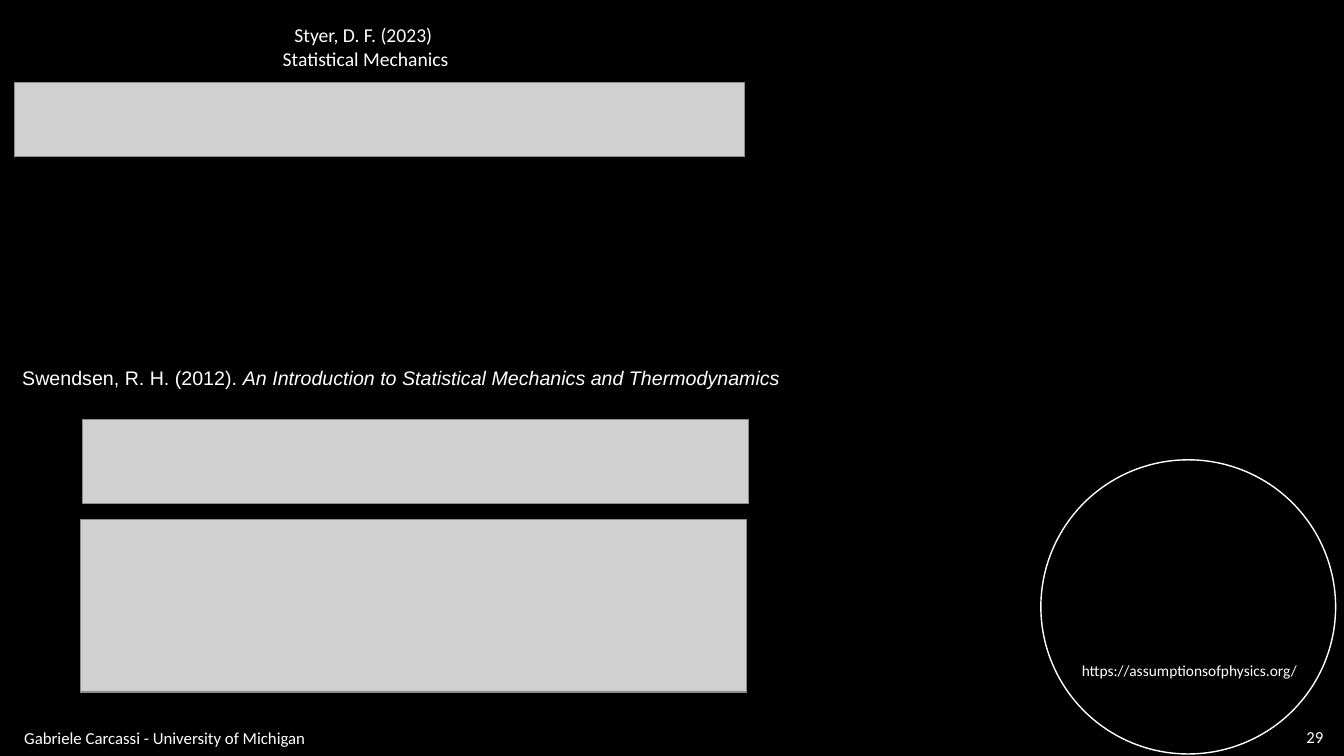
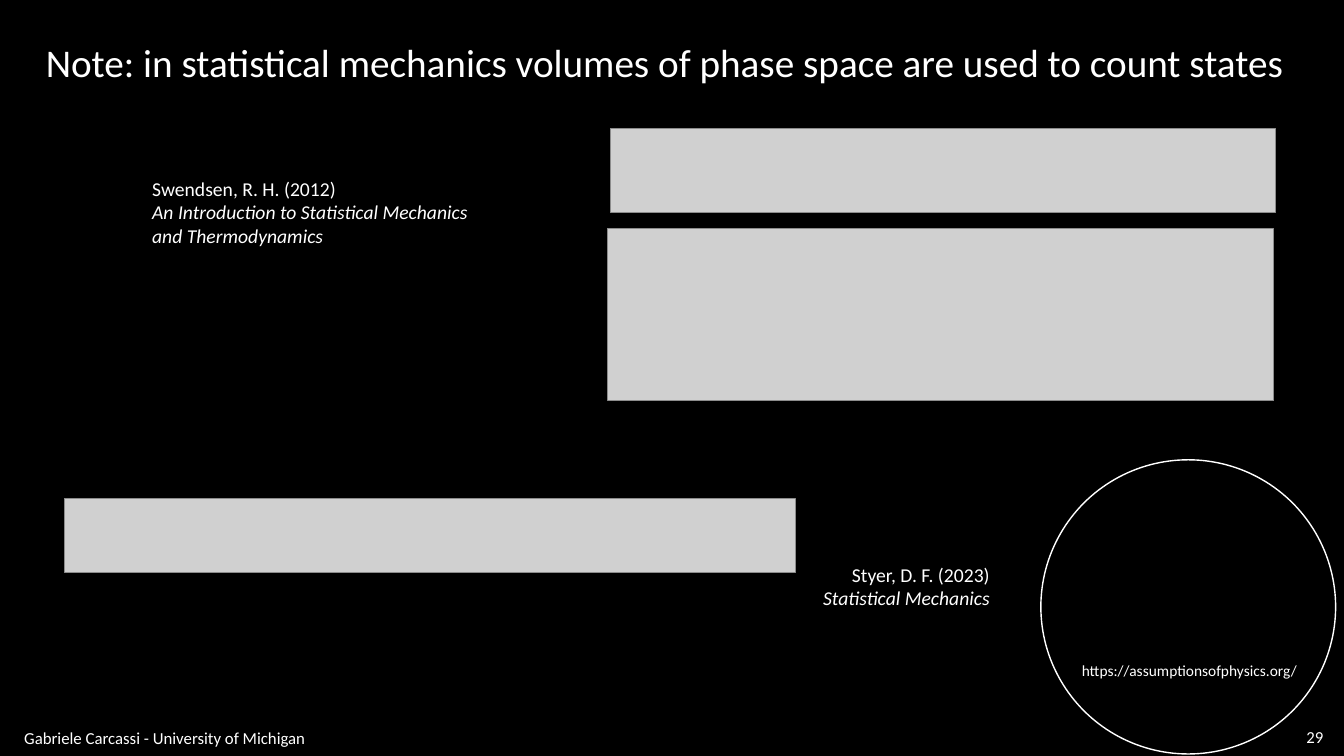
Before and after one commit to assumptionsofphysics/slides, a slide deck: slide 29 of BookCompanions-v2/RP-Class-3.pptx. Drawn at 1344x756 pixels with LibreOffice and Linux fonts; fonts in the diff are those of the drawing; grey boxes stand for pictures; background and template pictures are left out. Boxes give left, top, right and bottom in pixels: in the first picture for what was removed or moved away, otherwise in the second. Text is boxed around its words. In the diff, an @@ line names an element or a change of style, - is before the commit and + after.

```diff
--- a/BookCompanions-v2/RP-Class-3.pptx
+++ b/BookCompanions-v2/RP-Class-3.pptx
@@ text added at (x1=46, y1=49, x2=1282, y2=84), 28 pt, text #FFFFFF @@
+Note: in statistical mechanics volumes of phase space are used to count states
@@ picture moved from (x1=83, y1=419, x2=749, y2=503) to (x1=610, y1=129, x2=1276, y2=213) @@
@@ text at (x1=152, y1=182, x2=468, y2=246): text changed; font Arial to Calibri @@
-Swendsen, R. H. (2012). An Introduction to Statistical Mechanics and Thermodynamics
+Swendsen, R. H. (2012)
+An Introduction to Statistical Mechanics
+and Thermodynamics
@@ picture moved from (x1=81, y1=520, x2=747, y2=693) to (x1=608, y1=229, x2=1274, y2=401) @@
@@ picture moved from (x1=14, y1=83, x2=745, y2=156) to (x1=65, y1=499, x2=796, y2=573) @@
@@ text "Styer, D. F. (2023)" moved from (x1=283, y1=28, x2=448, y2=66) to (x1=823, y1=568, x2=990, y2=605) @@
@@ text "Styer, D. F. (2023)" at (x1=823, y1=568, x2=990, y2=605): italic on in "Statistical Mechanics"; alignment centre to right @@
```
Also in this commit, not shown: 7 other slides changed.
